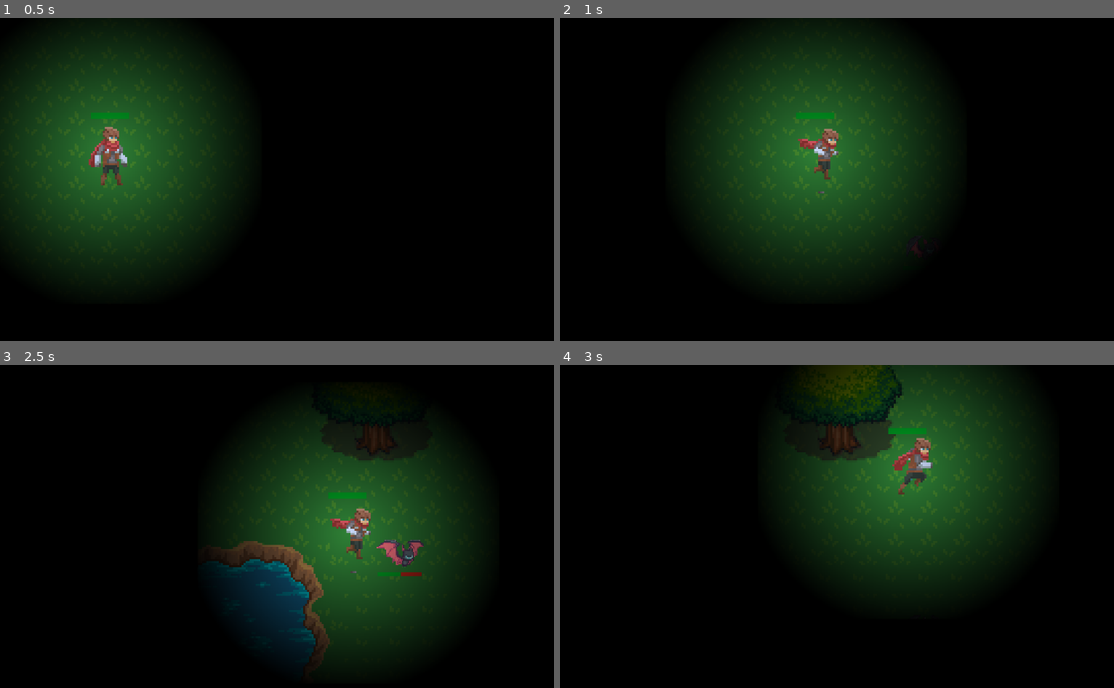
Above: before the commit, frames 1-4 (two rows, left to right).
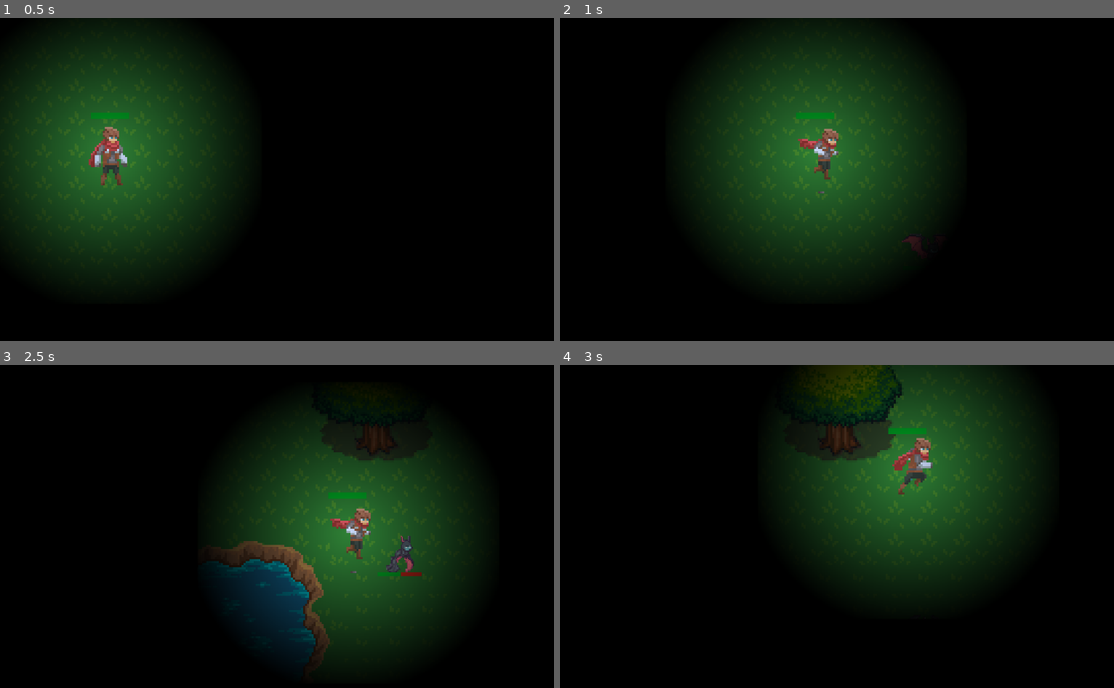
Above: after the commit, the same moments.

Repository: jsw-aip-tn/Withoutlight
Game: Godot game, scene res://Szene/main.tscn
The game is run twice, just before and just after one commit, with the same random seed, the same clock (stepped at 60 frames per second) and the same inputs.
Inputs (mouse positions are in pixels of both pictures, inside the frame that each line leads up to):
- Up to frame 1 (0.5 s): no input
- Up to frame 2 (1 s): move the mouse to (975, 166) at 0.52 s; hold D (move_right) from 0.53 s (still down); click (975, 166) at 0.6 s
- Up to frame 3 (2.5 s): move the mouse to (171, 545) at 1.27 s; release D (move_right) at 1.28 s; hold S (move_down) 1.28-2.03 s; tap Space (place_torch) at 1.35 s; move the mouse to (349, 455) at 2.02 s; hold D (move_right) from 2.03 s (still down); right-click (349, 455) at 2.1 s
- Up to frame 4 (3 s): move the mouse to (820, 594) at 2.77 s; release D (move_right) at 2.78 s; hold W (move_up) from 2.78 s (still down); click (820, 594) at 2.85 s

Frame 1 is identical in both runs. In frame 2, less than 0.1% of the frame differs, in the area x 61-66%, y 67-73%; in frame 3, 0.5%, in the area x 67-77%, y 52-65%; in frame 4, nothing differs.

Commit message:
hope this solves it?

Diff:
--- a/Script/wolf.gd
+++ b/Script/wolf.gd
@@ -1,14 +1,53 @@
 extends CharacterBody2D
 
-var hp = 40
-var atk = 5
-const SPEED = 80.0
+var hp = 20
+var atk = 2
+const SPEED = 100.0
+var player_in_range = false
+var direction = Vector2()
+var time_since_last_change = 0
+var change_interval = 0.5  # Alle 0,5 Sekunden die Richtung ändern
+var target
 
-# Called when the node enters the scene tree for the first time.
-func _ready() -> void:
-	pass # Replace with function body.
+# Called every frame. 'delta' is the elapsed time since the previous frame.
+func _physics_process(delta: float) -> void:
+	movement(delta)
 
 
-# Called every frame. 'delta' is the elapsed time since the previous frame.
-func _process(delta: float) -> void:
+func enemy():
 	pass
+
+func movement(delta: float):
+	time_since_last_change += delta
+	if player_in_range:
+		var target_direction = target.position - position  # Vektor vom Gegner zum Spieler
+		direction = target_direction.normalized()
+	else:
+		if time_since_last_change >= change_interval:
+			var angle = randf_range(0, 2 * PI)  # Zufälligen Winkel generieren
+			direction = Vector2(cos(angle), sin(angle))  # Berechne Richtung
+			time_since_last_change = 0
+
+
+	velocity = direction * SPEED
+	move_and_slide()
+
+func received_damaged(atk):
+	hp = hp -  atk
+	if hp <= 0:
+		print("Dead")
+		queue_free()
+
+func _on_enemie_hitbox_body_exited(body: Node2D) -> void:
+	if body.has_method("player"):
+		player_in_range = false
+
+func _on_area_2d_body_entered(body: Node2D) -> void:
+	if body.has_method("Fly"):
+		player_in_range = true
+		target = body
+		body.received_damaged(atk)
+		print(hp)
+
+func _on_enemie_hitbox_body_entered(body: Node2D) -> void:
+	pass # Replace with function body.
--- a/Szene/bat.tscn
+++ b/Szene/bat.tscn
@@ -17,13 +17,13 @@
 animations = [{
 "frames": [{
 "duration": 1.0,
+"texture": ExtResource("3_m22dl")
+}, {
+"duration": 1.0,
 "texture": ExtResource("1_wigmr")
 }, {
 "duration": 1.0,
 "texture": ExtResource("2_rdycs")
-}, {
-"duration": 1.0,
-"texture": ExtResource("3_m22dl")
 }, {
 "duration": 1.0,
 "texture": ExtResource("4_kppu8")
--- a/Szene/main.tscn
+++ b/Szene/main.tscn
@@ -1,9 +1,10 @@
-[gd_scene load_steps=5 format=3 uid="uid://ceq4caiu3es4v"]
+[gd_scene load_steps=6 format=3 uid="uid://ceq4caiu3es4v"]
 
 [ext_resource type="PackedScene" uid="uid://gn8mhdtxcqse" path="res://Map/map.tscn" id="1_kms4s"]
 [ext_resource type="PackedScene" uid="uid://cf0fxa3ac7nhb" path="res://Szene/player.tscn" id="1_ur571"]
 [ext_resource type="PackedScene" uid="uid://cmmwlughnhyo5" path="res://Szene/global.tscn" id="3_f4v26"]
 [ext_resource type="PackedScene" uid="uid://bjif787o0f6fa" path="res://Szene/bat.tscn" id="4_yhv6a"]
+[ext_resource type="PackedScene" uid="uid://1qdi3c3eq1a2" path="res://Szene/wolf.tscn" id="5_yqfpg"]
 
 [node name="Game" type="Node"]
 
@@ -20,3 +21,6 @@
 
 [node name="Bat" parent="." instance=ExtResource("4_yhv6a")]
 position = Vector2(151, 87)
+
+[node name="Wolf" parent="." instance=ExtResource("5_yqfpg")]
+position = Vector2(47, 120)
--- a/Szene/wolf.tscn
+++ b/Szene/wolf.tscn
@@ -1,3 +1,13 @@
-[gd_scene format=3 uid="uid://1qdi3c3eq1a2"]
+[gd_scene load_steps=3 format=3 uid="uid://1qdi3c3eq1a2"]
+
+[ext_resource type="Script" path="res://Script/wolf.gd" id="1_nxfpt"]
+[ext_resource type="SpriteFrames" path="res://Assets/Wolf/" id="1_u57dv"]
 
 [node name="Wolf" type="Node2D"]
+script = ExtResource("1_nxfpt")
+
+[node name="AnimatedSprite2D" type="AnimatedSprite2D" parent="."]
+sprite_frames = ExtResource("1_u57dv")
+animation = &"Idle"
+autoplay = "Idle"
+frame_progress = 0.671413
